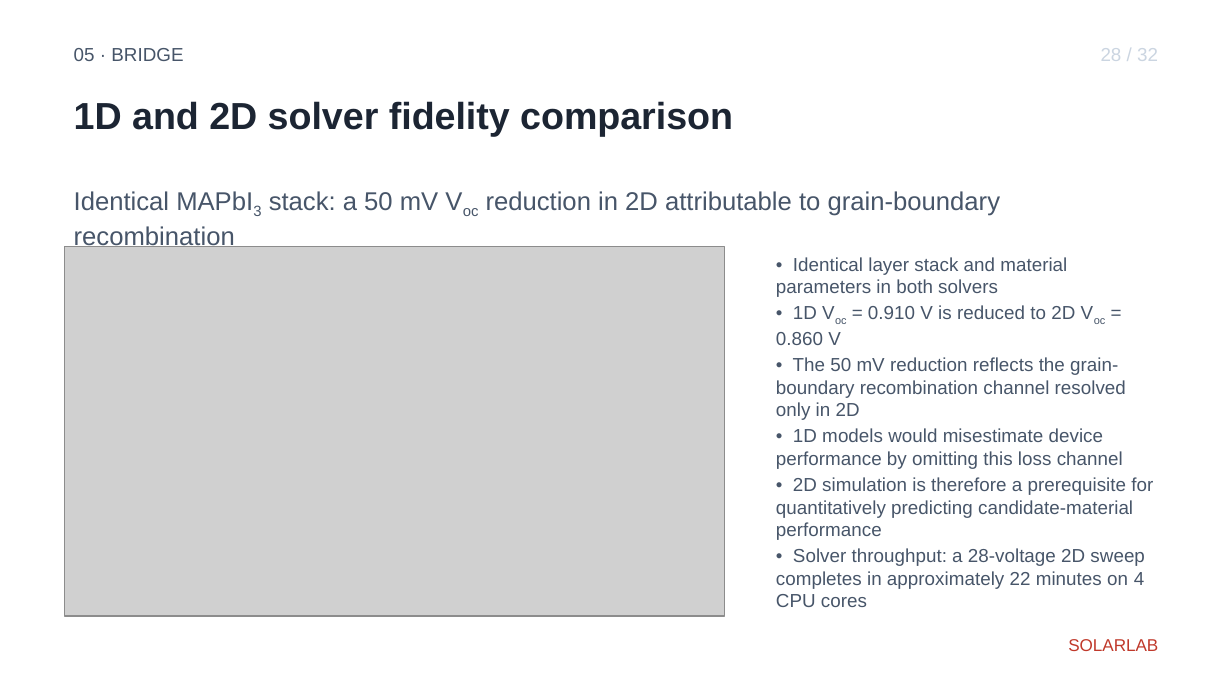
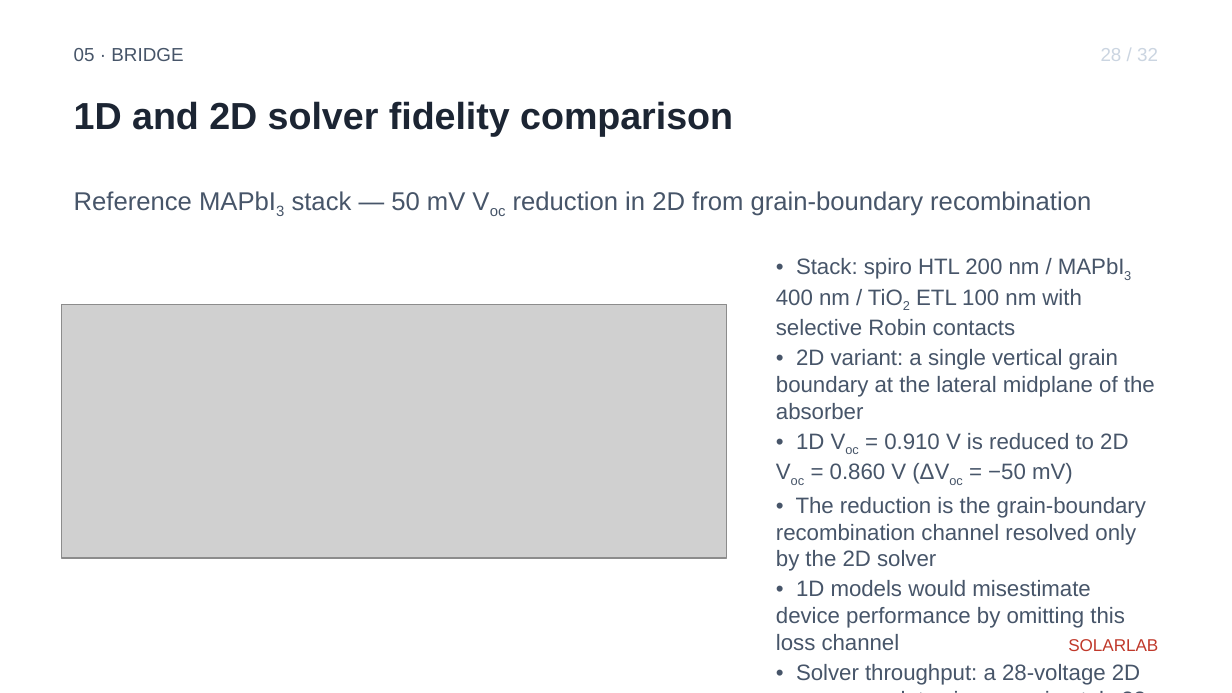
Before and after one commit to ShaneLogic/SolarLab, a slide deck: slide 33 of presentations/jmi-2026/output/jmi-2026.pptx. Drawn at 1232x693 pixels with LibreOffice and Linux fonts; fonts in the diff are those of the drawing; grey boxes stand for pictures. Boxes give left, top, right and bottom in pixels: in the first picture for what was removed or moved away, otherwise in the second. Text is boxed around its words. In the diff, an @@ line names an element or a change of style, - is before the commit and + after.

```diff
--- a/presentations/jmi-2026/output/jmi-2026.pptx
+++ b/presentations/jmi-2026/output/jmi-2026.pptx
@@ text at box(74, 191, 1091, 216): text changed @@
-Identical MAPbI3 stack: a 50 mV Voc reduction in 2D attributable to grain-boundary recombination
+Reference MAPbI3 stack — 50 mV Voc reduction in 2D from grain-boundary recombination
@@ text at box(776, 258, 1155, 571): text changed; size 11 to 13 pt @@
-• Identical layer stack and material parameters in both solvers
-• 1D Voc = 0.910 V is reduced to 2D Voc = 0.860 V
-• The 50 mV reduction reflects the grain-boundary recombination channel resolved only in 2D
+• Stack: spiro HTL 200 nm / MAPbI3 400 nm / TiO2 ETL 100 nm with selective Robin contacts
+• 2D variant: a single vertical grain boundary at the lateral midplane of the absorber
+• 1D Voc = 0.910 V is reduced to 2D Voc = 0.860 V (ΔVoc = −50 mV)
+• The reduction is the grain-boundary recombination channel resolved only by the 2D solver
@@ picture: place and size @@
-picture at box(64, 246, 724, 616)
+picture at box(62, 304, 727, 558)
@@ text at box(776, 477, 1153, 540): paragraph removed @@
-• 2D simulation is therefore a prerequisite for quantitatively predicting candidate-material performance
@@ text at box(776, 580, 1140, 685): size 11 to 13 pt in "• 1D models would misestimate device performance ...", "• Solver throughput: a 28-voltage 2D sweep ..." @@
```
Also in this commit, not shown: 17 other slides changed.
